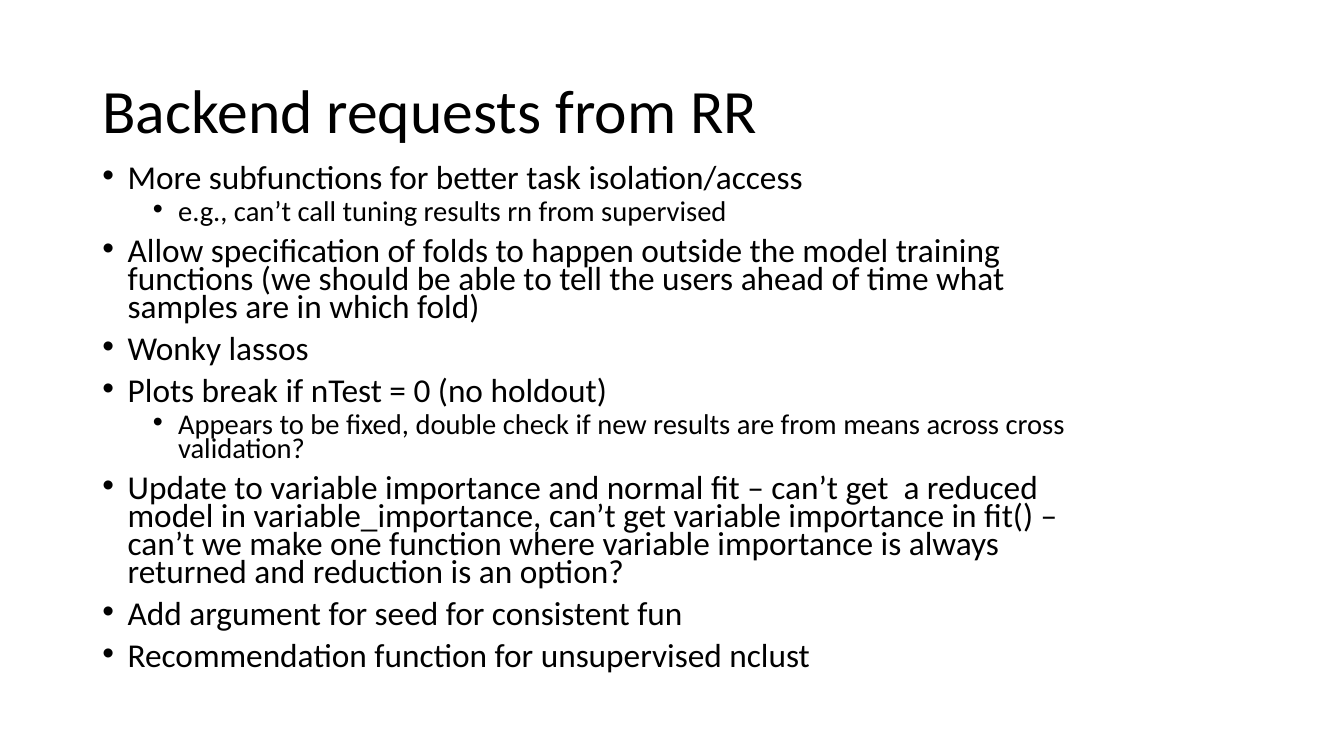
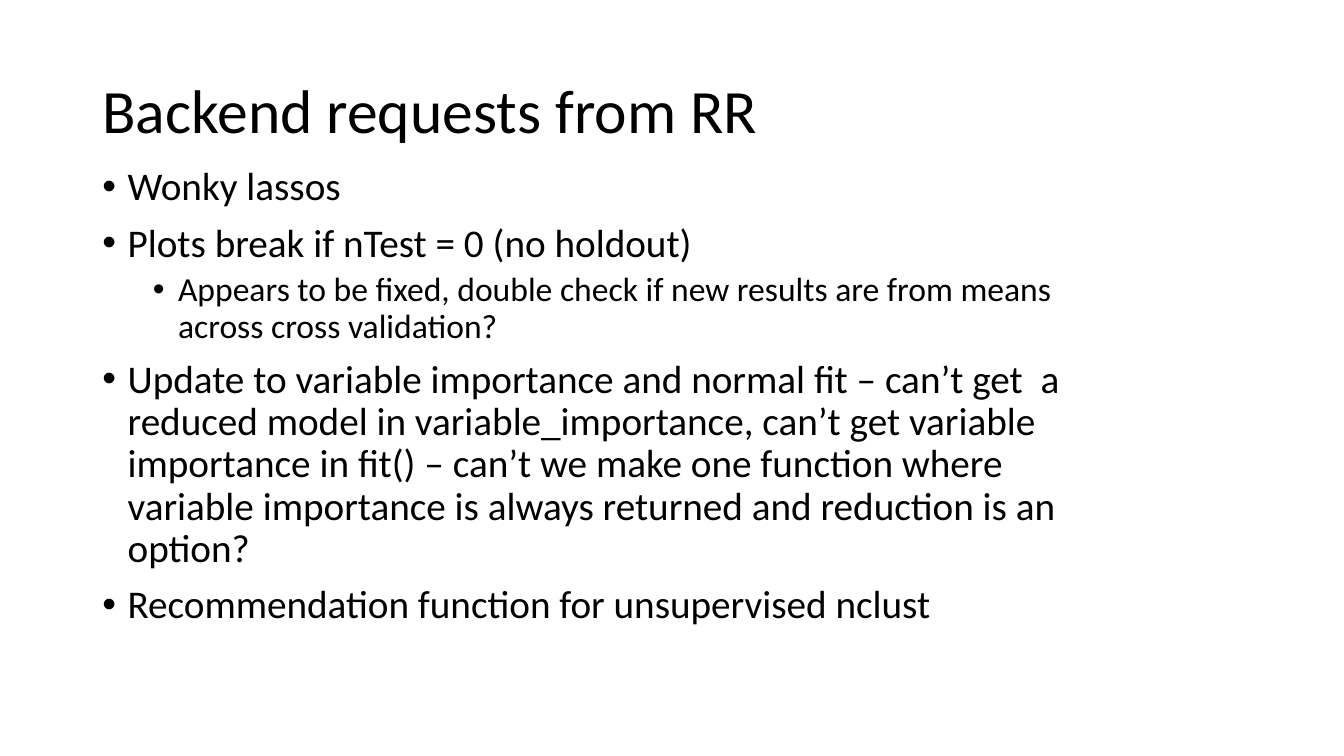
Before and after one commit to pmartR/OmicsMLMentor_ShinyApp, a slide deck: slide 3 of SLOPE_progress.pptx. Drawn at 1344x756 pixels with LibreOffice and Linux fonts; fonts in the diff are those of the drawing. Boxes give left, top, right and bottom in pixels: in the first picture for what was removed or moved away, otherwise in the second. Text is boxed around its words. In the diff, an @@ line names an element or a change of style, - is before the commit and + after.

```diff
--- a/SLOPE_progress.pptx
+++ b/SLOPE_progress.pptx
@@ text "Wonky lassos" at [128, 172, 1060, 625]: size 23.8 to 28 pt in "Wonky lassos", "Plots break if nTest = 0 (no ...", "Update to variable importance and normal fit ...", "Recommendation function for unsupervised nclust"; size 20.4 to 24 pt in "Appears to be fixed, double check if ..."; line spacing 0.7 to 0.9 @@
@@ text at [128, 166, 1004, 324]: paragraphs removed @@
-• More subfunctions for better task isolation/access
-  • e.g., can’t call tuning results rn from supervised
-• Allow specification of folds to happen outside the model training functions (we should be able to tell the users ahead of time what samples are in which fold)
@@ text at [128, 602, 682, 631]: paragraph removed @@
-• Add argument for seed for consistent fun
```
Also in this commit, not shown: 3 other slides changed, 2 other files.
